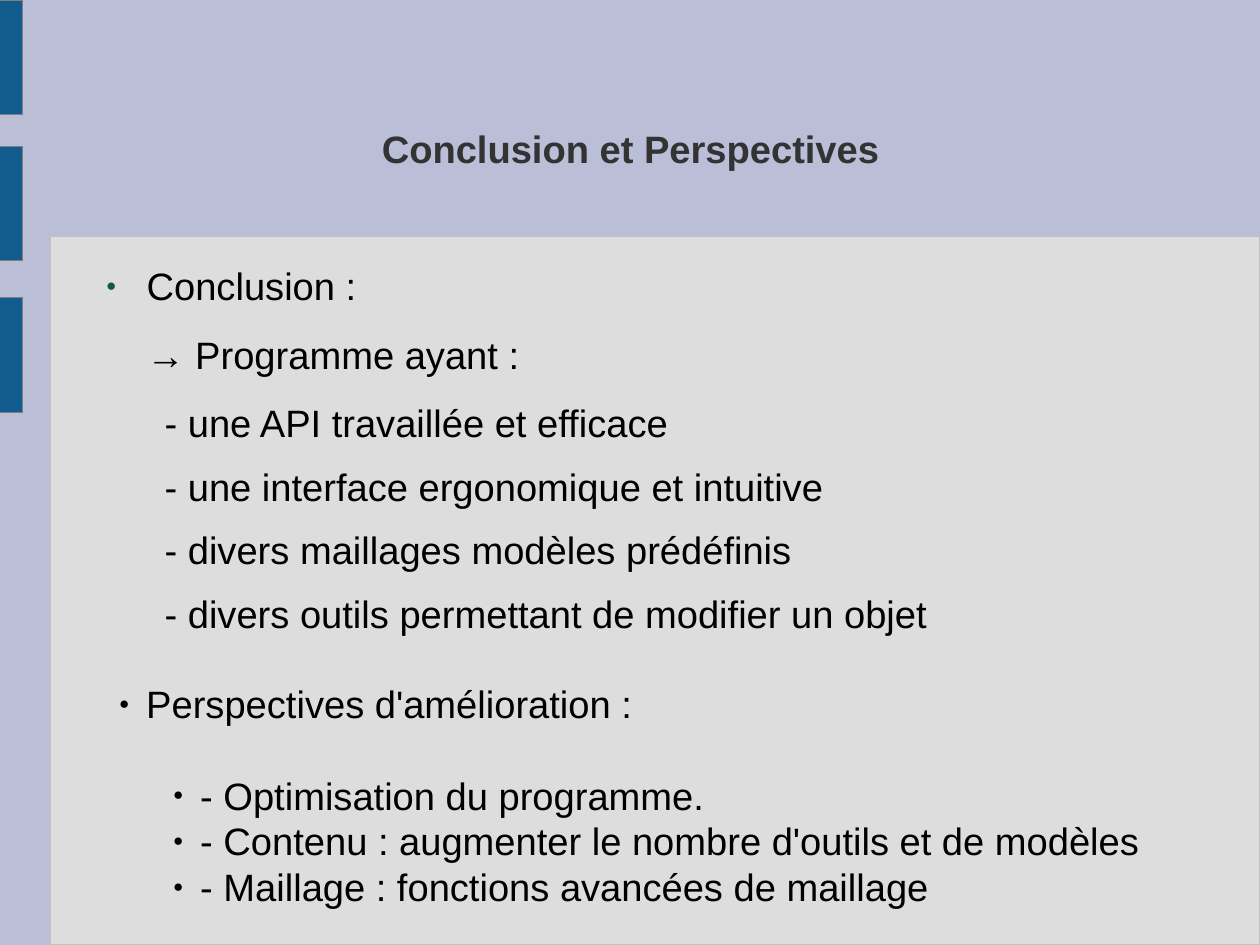
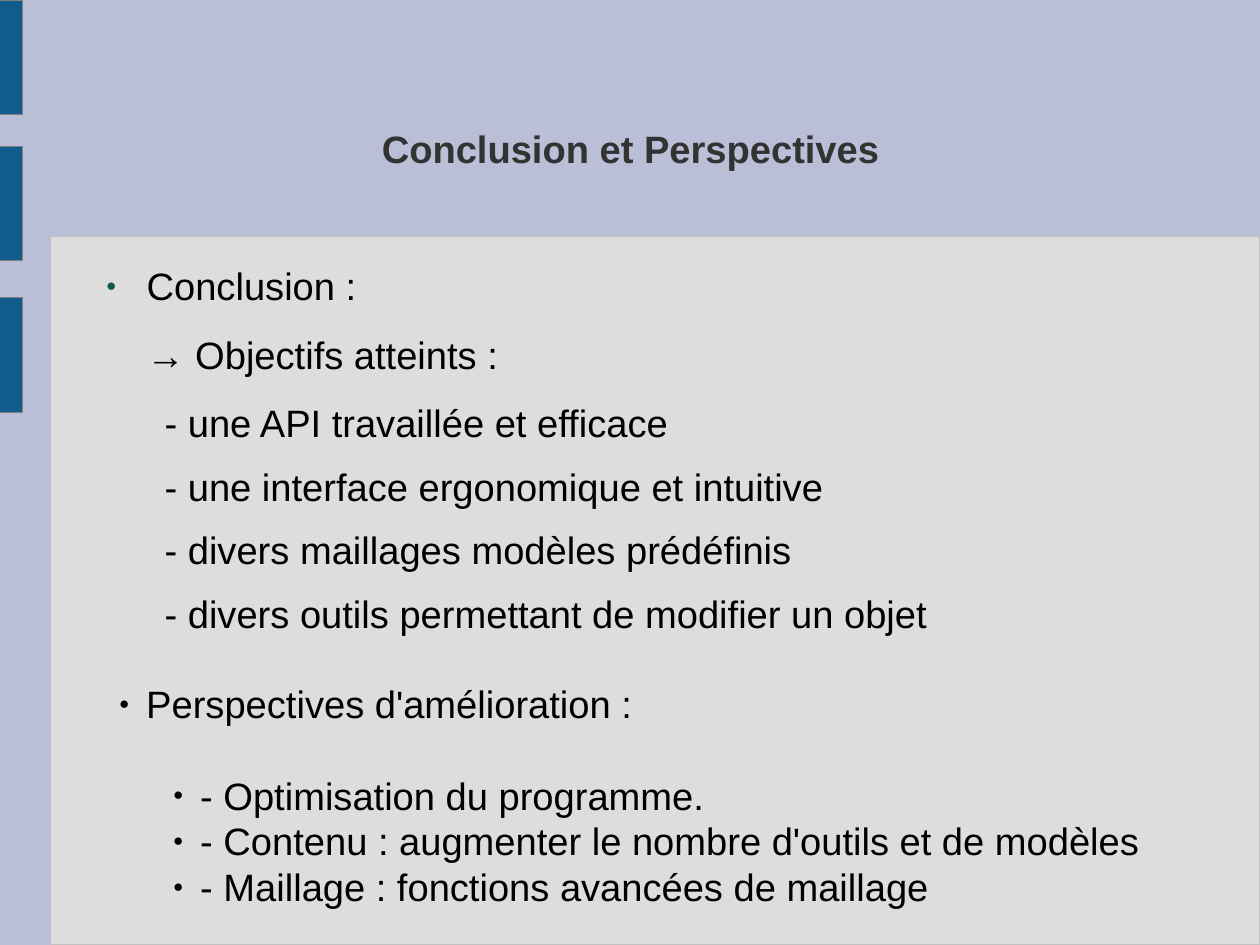
Before and after one commit to slvrgauthier/OpenSculpt, a slide deck: slide 20 of Documentation/Soutenance.odp. Drawn at 1260x945 pixels with LibreOffice and Linux fonts; fonts in the diff are those of the drawing. Boxes give left, top, right and bottom in pixels: in the first picture for what was removed or moved away, otherwise in the second. Text is boxed around its words. In the diff, an @@ line names an element or a change of style, - is before the commit and + after.

```diff
--- a/Documentation/Soutenance.odp
+++ b/Documentation/Soutenance.odp
@@ text at (x1=195, y1=341, x2=477, y2=377): text changed @@
-→ Programme ayant :
+→ Objectifs atteints :
```
Also in this commit, not shown: 1 slide removed, 1 other file.
